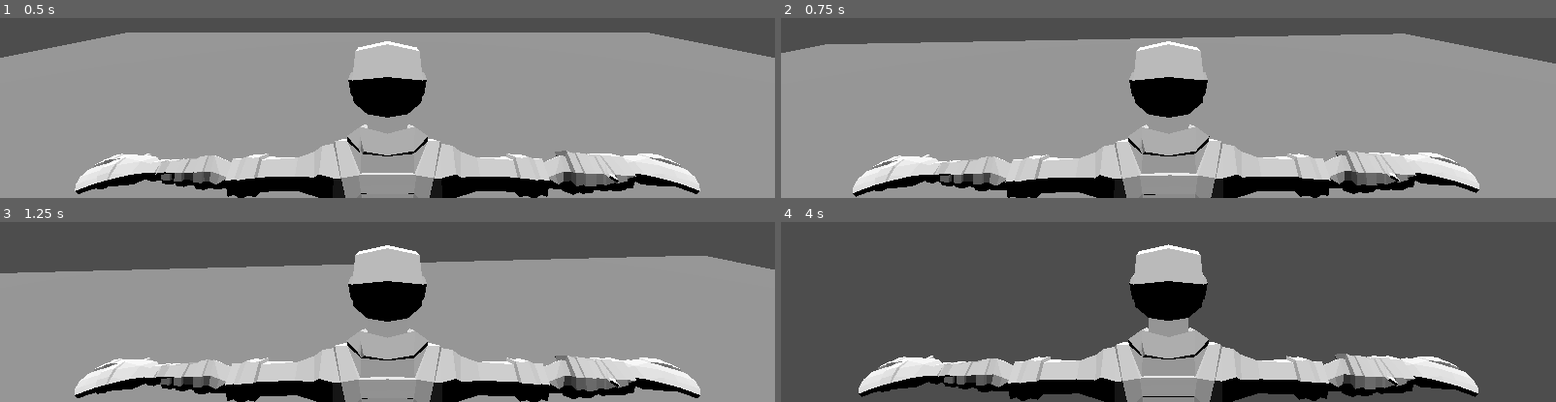
Above: before the commit, frames 1-4 (two rows, left to right).
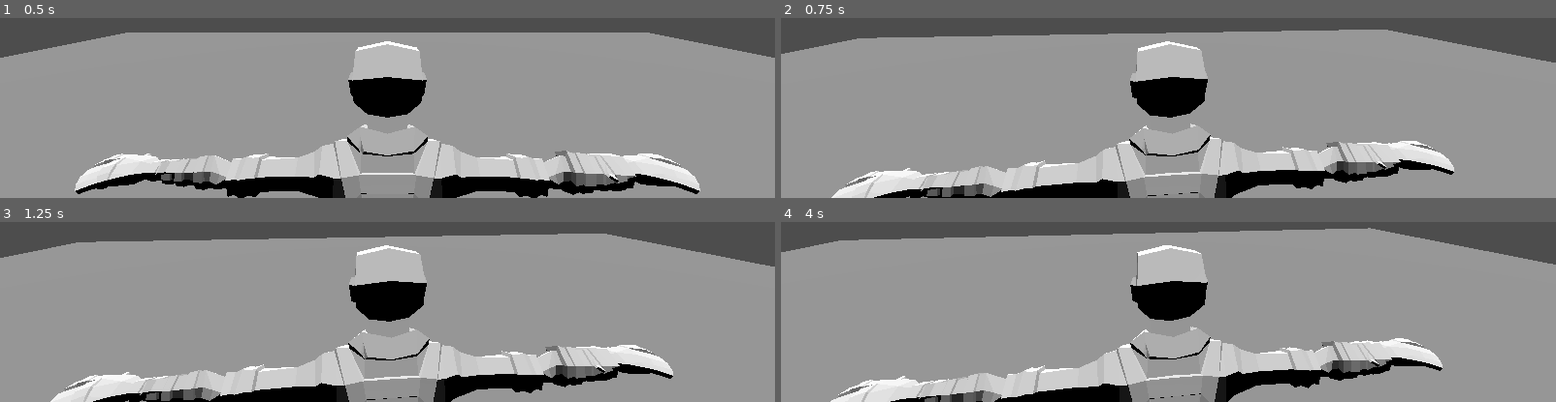
Above: after the commit, the same moments.

Repository: jeronimo-schreyer/third-person-survival
Game: Godot game, scene res://level.tscn
The game is run twice, just before and just after one commit, with the same random seed, the same clock (stepped at 60 frames per second) and the same inputs.
Inputs (mouse positions are in pixels of both pictures, inside the frame that each line leads up to):
- Up to frame 1 (0.5 s): no input
- Up to frame 2 (0.75 s): tap Enter (ui_accept) at 0.5 s; move the mouse to (outside the picture) at 0.52 s; hold Up (ui_up) from 0.53 s (still down); hold F from 0.53 s (still down)
- Up to frame 3 (1.25 s): keep holding Up (ui_up); keep holding F; tap Enter (ui_accept) at 0.77 s
- Up to frame 4 (4 s): keep holding Up (ui_up); move the mouse to (outside the picture) at 1.27 s; release F at 1.28 s; tap Q at 1.35 s; tap Enter (ui_accept) at 1.52, 2.75, 3.02, 3.5, 3.77 s; move the mouse to (outside the picture) at 2.02 s; tap Space at 2.1 s; move the mouse to (outside the picture) at 2.77 s; tap F at 2.85 s; move the mouse to (outside the picture) at 3.52 s; hold Q from 3.53 s (still down)

Frame 1 is identical in both runs. In frame 2, 13% of the frame differs, in the area x 0-100%, y 6-100%; in frame 3, 23%; in frame 4, 79%, in the area x 0-100%, y 3-100%.
Error after the commit: Parse Error: Identifier "DebugDraw3D" not declared in the current scope. (res://player/player.gd:55)

Commit message:
Added 3d debug draw plugin

Diff:
--- a/player/player.gd
+++ b/player/player.gd
@@ -11,8 +11,8 @@
 	pass
 
 
-func _process(delta: float) -> void:
-	pass
+func _process(_delta: float) -> void:
+	_debug_draw()
 
 
 func _physics_process(delta: float) -> void:
@@ -48,3 +48,14 @@
 		velocity.y = 0.0
 	else:
 		velocity.y -= _gravity * delta
+
+
+func _debug_draw():
+	# Origin
+	DebugDraw3D.draw_gizmo($Armature/Skeleton3D.global_transform * Transform3D.FLIP_Z)
+
+	# Velocity
+	DebugDraw3D.draw_arrow_ray(
+		$Armature/Skeleton3D.global_transform.origin + Vector3.UP,
+		velocity, .2, Color.YELLOW, 0.1
+	)
--- a/project.godot
+++ b/project.godot
@@ -28,6 +28,6 @@
 
 enabled=PackedStringArray("res://addons/phantom_camera/plugin.cfg")
 
-[physics]
+[phantom_camera]
 
-common/physics_interpolation=true
+tips/show_jitter_tips=false
Not shown, added: addons/debug_draw_3d/debug_draw_3d.gdextension.uid
Not shown, added: addons/debug_draw_3d/libs/.gdignore
Not shown, added: addons/debug_draw_3d/LICENSE
Not shown, added: addons/debug_draw_3d/README.md
Not shown, added: addons/debug_draw_3d/debug_draw_3d.gdextension
Not shown, added: addons/debug_draw_3d/libs/libdd3d.android.template_debug.arm32.so
Not shown, added: addons/debug_draw_3d/libs/libdd3d.android.template_debug.arm64.so
Not shown, added: addons/debug_draw_3d/libs/libdd3d.android.template_debug.x86_32.so
Not shown, added: addons/debug_draw_3d/libs/libdd3d.android.template_debug.x86_64.so
Not shown, added: addons/debug_draw_3d/libs/libdd3d.android.template_release.arm32.so
Not shown, added: addons/debug_draw_3d/libs/libdd3d.android.template_release.arm64.so
Not shown, added: addons/debug_draw_3d/libs/libdd3d.android.template_release.x86_32.so
(and 23 more such lines)
